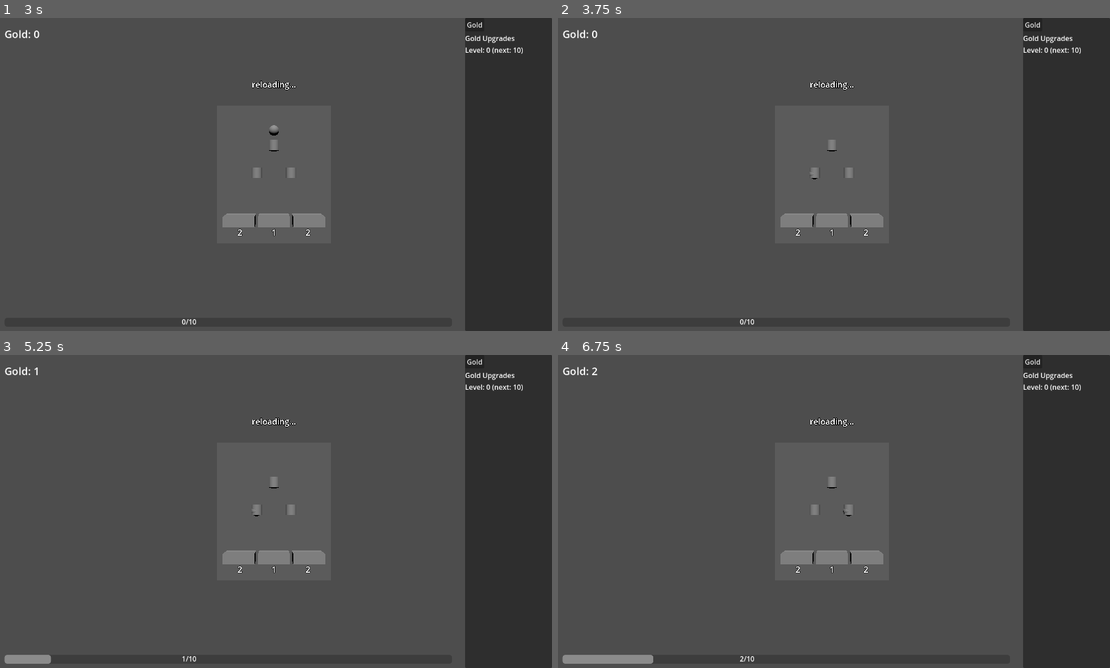
Above: before the commit, frames 1-4 (two rows, left to right).
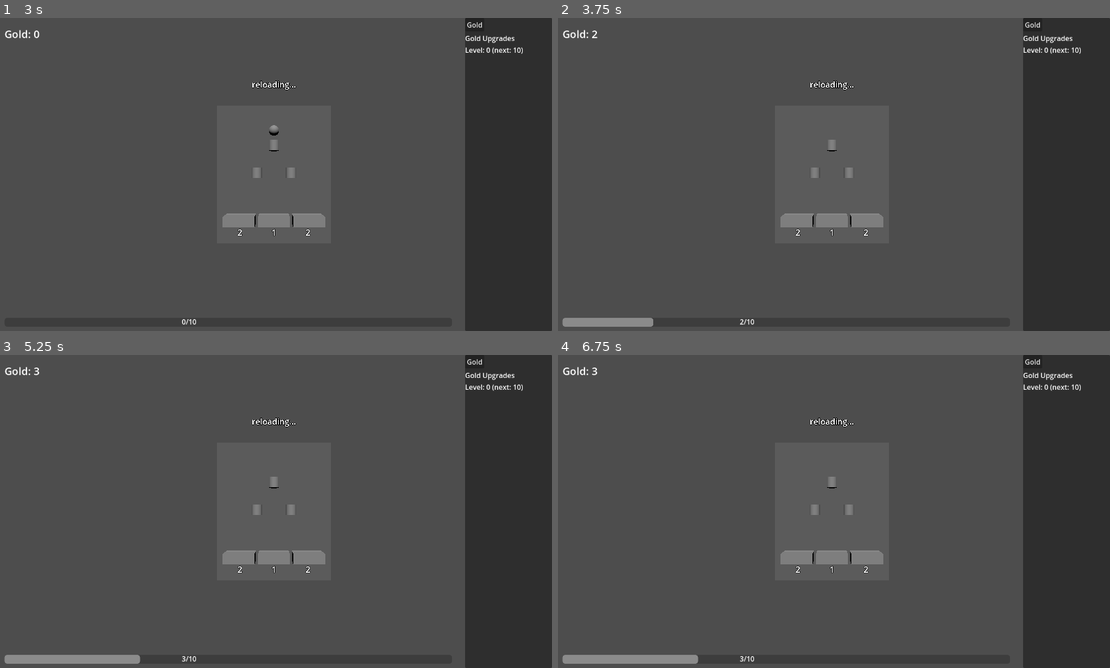
Above: after the commit, the same moments.

Repository: kjbrown-sandbox/pleenko
Game: Godot game, scene res://scenes/main.tscn
Same seed, same stepped clock (60 frames per second), same inputs: the game is played once before the commit and once after it.
Inputs (mouse positions are in pixels of both pictures, inside the frame that each line leads up to):
- Up to frame 1 (3 s): click "Gold" at 0.5 s; click "Gold" at 1.25 s; click "Gold" at 2 s; tap Enter at 2.75 s; move the mouse to (397, 158) at 2.77 s; hold Space (drop_coin) from 2.78 s (still down); click (397, 158) at 2.92 s
- Up to frame 2 (3.75 s): move the mouse to (718, 190) at 3.52 s; release Space (drop_coin) at 3.53 s; tap Space (drop_coin) at 3.6 s; click (718, 190) at 3.67 s
- Up to frame 3 (5.25 s): move the mouse to (331, 442) at 4.27 s; hold Space (drop_coin) 4.28-5.03 s; click (331, 442) at 4.42 s; move the mouse to (248, 574) at 5.02 s; tap Space (drop_coin) at 5.1 s; click (248, 574) at 5.17 s
- Up to frame 4 (6.75 s): move the mouse to (999, 558) at 5.77 s; hold Space (drop_coin) 5.78-6.53 s; click (999, 558) at 5.92 s; move the mouse to (662, 464) at 6.52 s; tap Space (drop_coin) at 6.6 s; click (662, 464) at 6.67 s

Frame 1 is identical in both runs. In frame 2, 0.5% of the frame differs, in the area x 0-47%, y 4-99%; in frame 3, 0.5%; in frame 4, 0.3%.

Commit message:
Fix bug where ball went right like an elbow

Diff:
--- a/scripts/plinko_board.gd
+++ b/scripts/plinko_board.gd
@@ -101,13 +101,18 @@
 	var waypoints: Array[Vector3] = []
 	var col_index := 0
 
-	# Start with a center-top waypoint so the coin drops straight down first
-	waypoints.append(Vector3(0.0, TOP_Y, 0.0))
-
-	for r in range(num_rows):
+	# First waypoint: drop straight down to the center of row 0
+	waypoints.append(_peg_position(0, 0))
+
+	# Each row after the first: randomly bounce left or right
+	for r in range(1, num_rows):
 		if randf() < 0.5:
 			col_index += 1
 		waypoints.append(_peg_position(r, col_index))
+
+	# One final bounce to reach a bucket (num_rows choices = num_rows+1 buckets)
+	if randf() < 0.5:
+		col_index += 1
 
 	# Final waypoint: the bucket the coin lands in
 	var b_type := _bucket_type(col_index)
